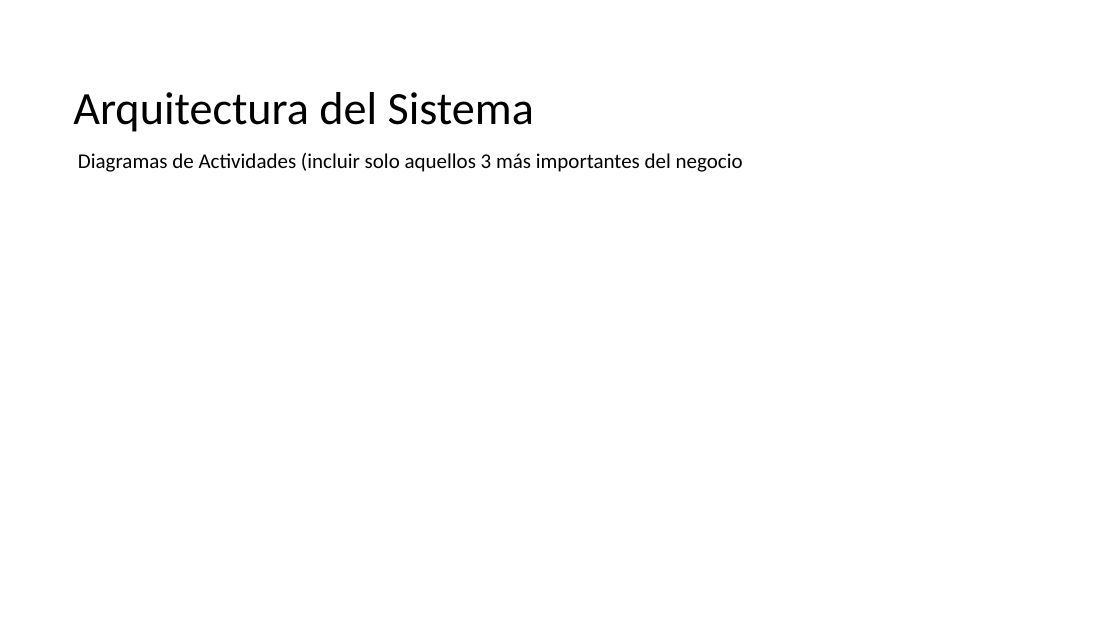
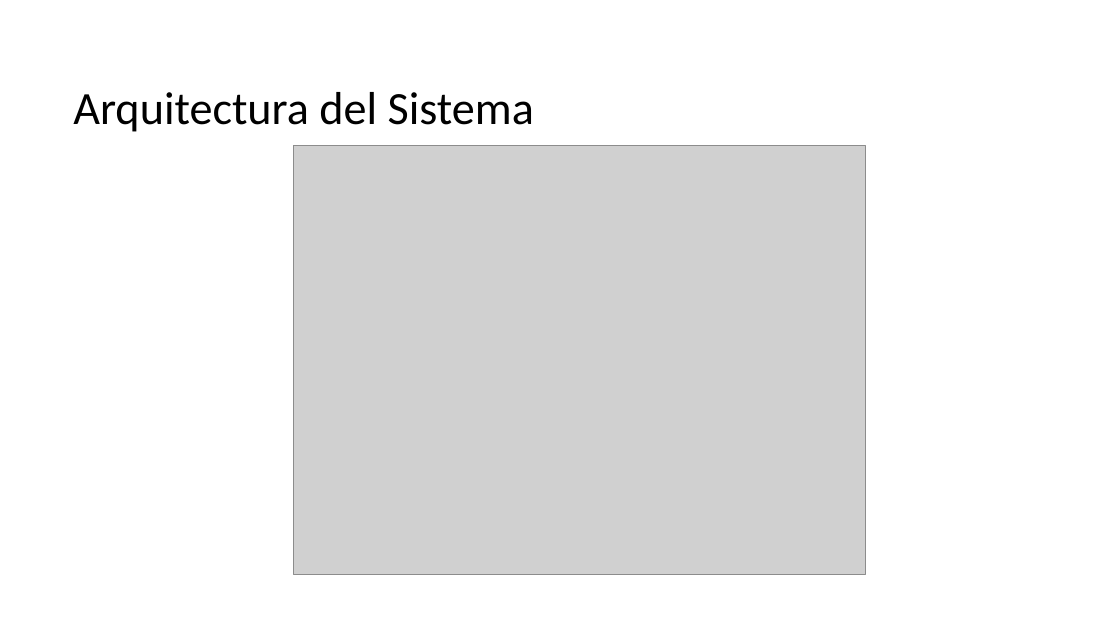
Before and after one commit to CodeFixService/Capstone, a slide deck: slide 7 of fase2/Documentacion Asignatura PTY4614/Estructura Presentación 2-Capstone.pptx (slide 6 before the commit). Drawn at 1120x630 pixels with LibreOffice and Linux fonts; fonts in the diff are those of the drawing; grey boxes stand for pictures; background and template pictures are left out. Boxes give left, top, right and bottom in pixels: in the first picture for what was removed or moved away, otherwise in the second. Text is boxed around its words. In the diff, an @@ line names an element or a change of style, - is before the commit and + after.

```diff
--- a/fase2/Documentacion Asignatura PTY4614/Estructura Presentación 2-Capstone.pptx
+++ b/fase2/Documentacion Asignatura PTY4614/Estructura Presentación 2-Capstone.pptx
@@ picture added at (293, 145, 865, 574) @@
@@ text removed at (78, 153, 743, 172) @@
-Diagramas de Actividades (incluir solo aquellos 3 más importantes del negocio
```
Also in this commit, not shown: 6 other slides changed, 4 slides added, 2 slides removed, 1 other file.
